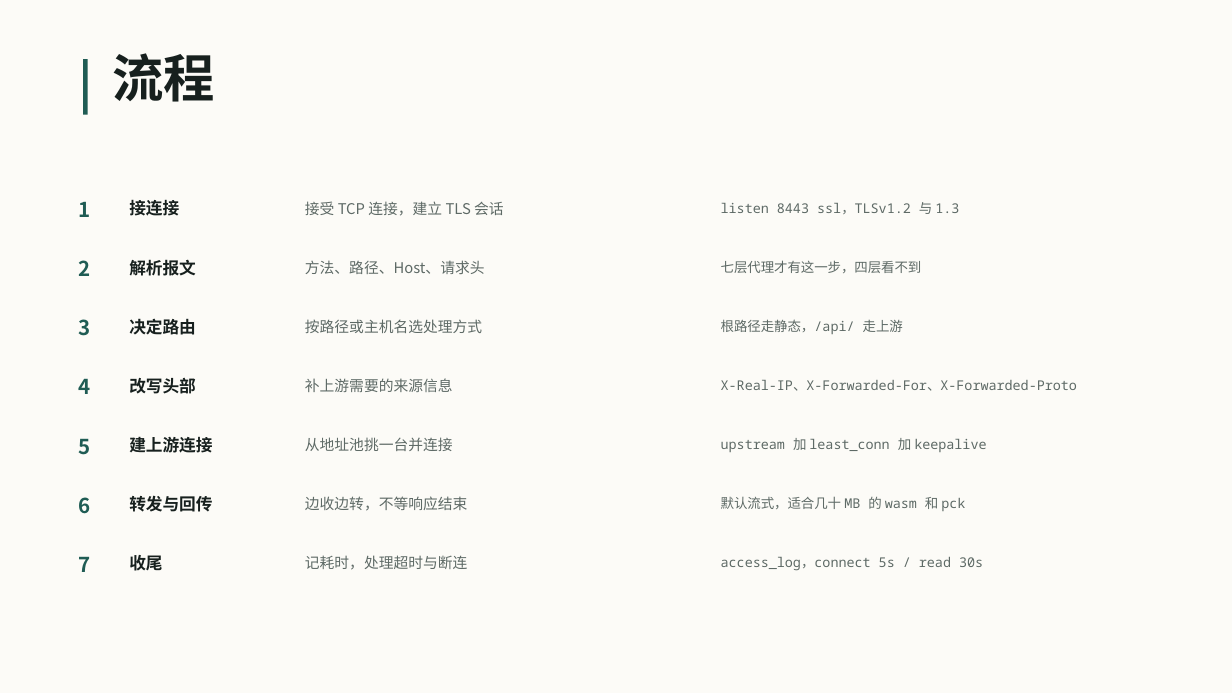
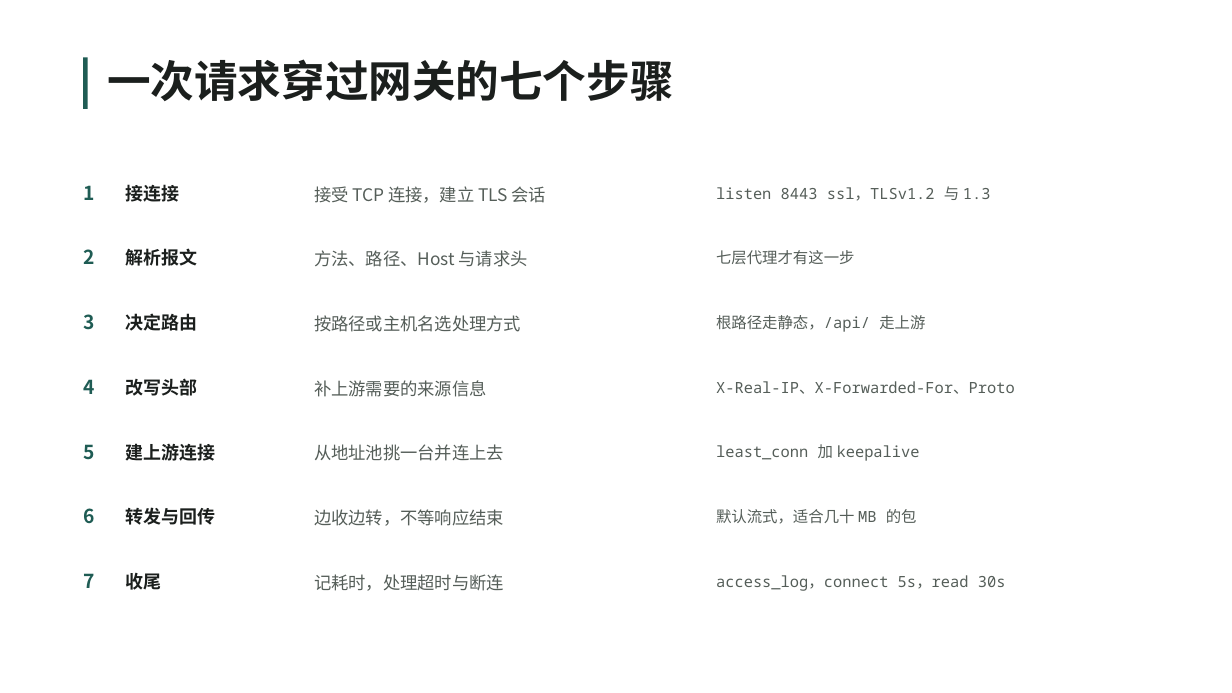
Before and after one commit to VesselPaper/symbiont, a slide deck: slide 3 of share/技术分享-应用代理与负载均衡.pptx (slide 4 before the commit). Drawn at 1232x693 pixels with LibreOffice and Linux fonts; fonts in the diff are those of the drawing; background and template pictures are left out. Boxes give left, top, right and bottom in pixels: in the first picture for what was removed or moved away, otherwise in the second. Text is boxed around its words. In the diff, an @@ line names an element or a change of style, - is before the commit and + after.

```diff
--- a/share/技术分享-应用代理与负载均衡.pptx
+++ b/share/技术分享-应用代理与负载均衡.pptx
@@ rectangle removed at (0, 0, 1232, 693) @@
@@ rectangle: place and size @@
-rectangle at (83, 59, 88, 115)
+rectangle at (83, 57, 88, 109)
@@ text added at (107, 59, 674, 101), 34 pt, text #1B1F1D, bold @@
+一次请求穿过网关的七个步骤
@@ text removed at (113, 53, 216, 102) @@
-流程
@@ text "1": place and size @@
-text "1" at (79, 201, 91, 217)
+text "1" at (83, 185, 94, 200)
@@ text "接连接": place and size @@
-text "接连接" at (129, 200, 179, 216)
+text "接连接" at (126, 185, 180, 202)
@@ text "接受 TCP 连接，建立 TLS 会话": place and size @@
-text "接受 TCP 连接，建立 TLS 会话" at (305, 201, 504, 216)
+text "接受 TCP 连接，建立 TLS 会话" at (314, 186, 547, 203)
@@ text "listen 8443 ssl，TLSv1.2 与 1.3" at (716, 186, 991, 201): size 10.5 to 12 pt, text colour #5E6A66 to #555E59; line spacing 1.35 to 1.4 @@
@@ text "listen 8443 ssl，TLSv1.2 与 1.3": place and size @@
-text "listen 8443 ssl，TLSv1.2 与 1.3" at (721, 202, 959, 214)
+text "listen 8443 ssl，TLSv1.2 与 1.3" at (716, 186, 991, 201)
@@ text "2": place and size @@
-text "2" at (79, 260, 91, 276)
+text "2" at (83, 249, 94, 264)
@@ text "解析报文": place and size @@
-text "解析报文" at (129, 260, 196, 276)
+text "解析报文" at (126, 248, 198, 266)
@@ text at (314, 250, 528, 267): text changed; size 11.5 to 13.5 pt; text colour #5E6A66 to #555E59 @@
-方法、路径、Host、请求头
+方法、路径、Host 与请求头
@@ text at (716, 250, 854, 264): text changed; size 10.5 to 12 pt; text colour #5E6A66 to #555E59 @@
-七层代理才有这一步，四层看不到
+七层代理才有这一步
@@ text "按路径或主机名选处理方式": place and size @@
-text "按路径或主机名选处理方式" at (305, 319, 482, 333)
+text "按路径或主机名选处理方式" at (314, 315, 521, 332)
@@ text "根路径走静态，/api/ 走上游" at (716, 315, 925, 332): size 10.5 to 12 pt, text colour #5E6A66 to #555E59; line spacing 1.35 to 1.4 @@
@@ text "补上游需要的来源信息": place and size @@
-text "补上游需要的来源信息" at (305, 378, 453, 392)
+text "补上游需要的来源信息" at (314, 380, 486, 397)
@@ text at (716, 381, 1015, 394): text changed; size 10.5 to 12 pt; text colour #5E6A66 to #555E59 @@
-X-Real-IP、X-Forwarded-For、X-Forwarded-Proto
+X-Real-IP、X-Forwarded-For、Proto
@@ text at (314, 444, 504, 461): text changed; size 11.5 to 13.5 pt; text colour #5E6A66 to #555E59 @@
-从地址池挑一台并连接
+从地址池挑一台并连上去
@@ text at (716, 444, 920, 461): text changed; size 10.5 to 12 pt; text colour #5E6A66 to #555E59 @@
-upstream 加 least_conn 加 keepalive
+least_conn 加 keepalive
@@ text "6": place and size @@
-text "6" at (79, 497, 91, 514)
+text "6" at (83, 508, 94, 524)
@@ text "转发与回传": place and size @@
-text "转发与回传" at (129, 495, 212, 512)
+text "转发与回传" at (126, 507, 216, 525)
@@ text "边收边转，不等响应结束": place and size @@
-text "边收边转，不等响应结束" at (305, 496, 468, 511)
+text "边收边转，不等响应结束" at (314, 509, 504, 526)
@@ text at (716, 509, 917, 524): text changed; size 10.5 to 12 pt; text colour #5E6A66 to #555E59 @@
-默认流式，适合几十 MB 的 wasm 和 pck
+默认流式，适合几十 MB 的包
@@ size 16 to 15 pt; line spacing 1.35 to 1.4 in 7 elements at (83, 379, 94, 394), (83, 314, 94, 330), (83, 444, 94, 460), (83, 249, 94, 264), (83, 508, 94, 524), (83, 185, 94, 200), (83, 573, 94, 588) @@
@@ text "7": place and size @@
-text "7" at (79, 556, 91, 572)
+text "7" at (83, 573, 94, 588)
@@ size 13 to 14 pt, text colour #17201E to #1B1F1D; line spacing 1.35 to 1.4 in 7 elements at (126, 378, 198, 396), (126, 313, 198, 331), (126, 443, 216, 461), (126, 248, 198, 266), (126, 507, 216, 525), (126, 185, 180, 202), (126, 573, 162, 590) @@
@@ text "收尾": place and size @@
-text "收尾" at (129, 555, 162, 571)
+text "收尾" at (126, 573, 162, 590)
@@ size 11.5 to 13.5 pt, text colour #5E6A66 to #555E59; line spacing 1.35 to 1.4 in 5 elements at (314, 380, 486, 397), (314, 315, 521, 332), (314, 509, 504, 526), (314, 186, 547, 203), (314, 574, 504, 591) @@
@@ text "记耗时，处理超时与断连": place and size @@
-text "记耗时，处理超时与断连" at (305, 555, 468, 570)
+text "记耗时，处理超时与断连" at (314, 574, 504, 591)
@@ text at (716, 575, 1006, 591): text changed; size 10.5 to 12 pt; text colour #5E6A66 to #555E59 @@
-access_log，connect 5s / read 30s
+access_log，connect 5s，read 30s
```
Also in this commit, not shown: 12 other slides changed, 10 slides added, 7 slides removed, 4 other files.
